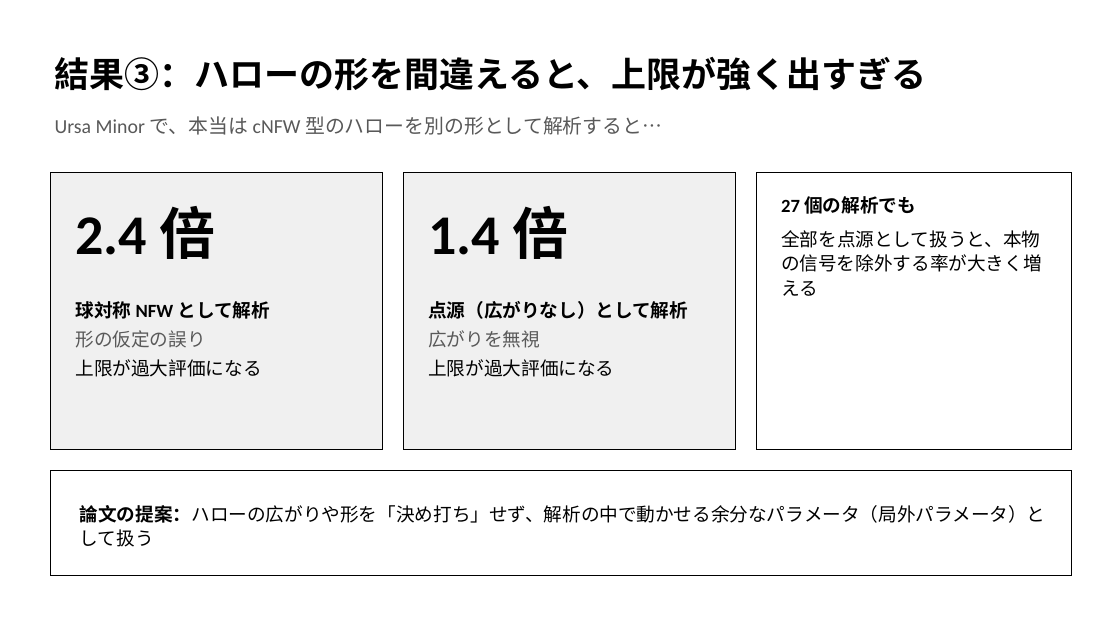
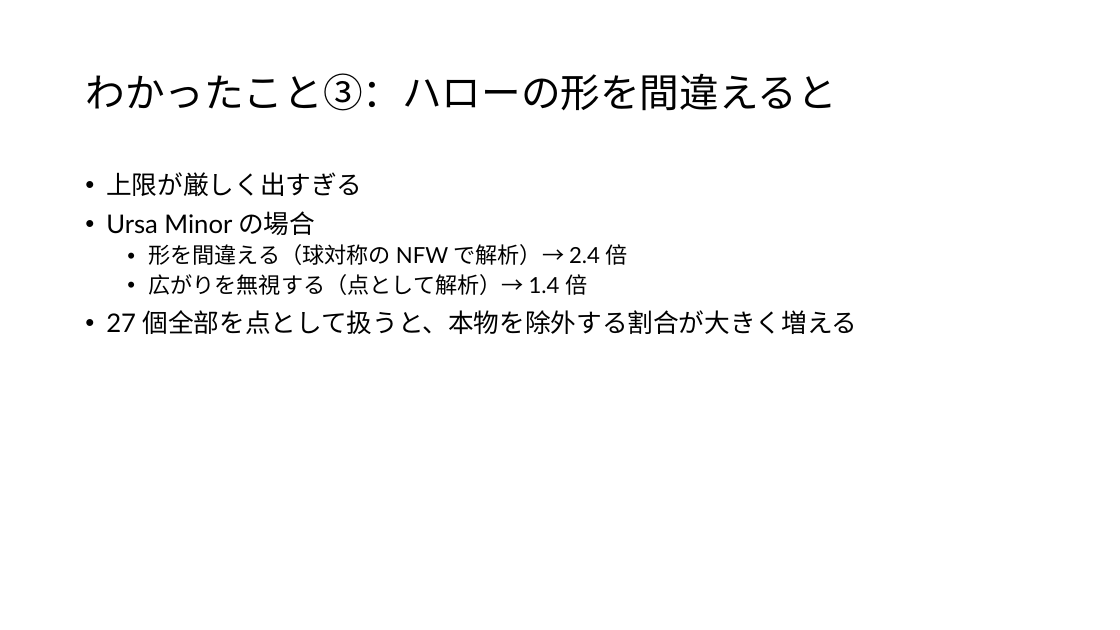
Before and after one commit to Mikann20041029/darkmatter-slides, a slide deck: slide 9 of slides/Toni Bertólez-Martínez, et al. (2026).pptx. Drawn at 1120x630 pixels with LibreOffice and Linux fonts; fonts in the diff are those of the drawing. Boxes give left, top, right and bottom in pixels: in the first picture for what was removed or moved away, otherwise in the second. Text is boxed around its words. In the diff, an @@ line names an element or a change of style, - is before the commit and + after.

```diff
--- a/slides/Toni Bertólez-Martínez, et al. (2026).pptx
+++ b/slides/Toni Bertólez-Martínez, et al. (2026).pptx
@@ title "わかったこと③：ハローの形を間違えると" at box(85, 73, 836, 111): vertical alignment top to middle @@
@@ title at box(85, 73, 836, 111): text changed; size 30 to 34 pt; font Calibri to Lato; bold off @@
-結果③：ハローの形を間違えると、上限が強く出すぎる
+わかったこと③：ハローの形を間違えると
@@ text removed at box(55, 116, 662, 135) @@
-Ursa Minor で、本当は cNFW 型のハローを別の形として解析すると…
@@ rectangle removed at box(50, 172, 382, 450) @@
@@ text added at box(106, 172, 858, 334), 22 pt, text #000000 @@
+• 上限が厳しく出すぎる
+• Ursa Minor の場合
+  • 形を間違える（球対称の NFW で解析）→ 2.4 倍
+  • 広がりを無視する（点として解析）→ 1.4 倍
+• 27 個全部を点として扱うと、本物を除外する割合が大きく増える
@@ rectangle removed at box(403, 172, 735, 450) @@
@@ rectangle removed at box(756, 172, 1071, 450) @@
@@ text removed at box(76, 206, 216, 259) @@
-2.4 倍
@@ text removed at box(428, 206, 569, 259) @@
-1.4 倍
@@ text removed at box(781, 196, 1042, 296) @@
-27 個の解析でも
-全部を点源として扱うと、本物の信号を除外する率が大きく増える
@@ text removed at box(76, 301, 270, 377) @@
-球対称 NFW として解析
-形の仮定の誤り
-上限が過大評価になる
@@ text removed at box(428, 301, 688, 377) @@
-点源（広がりなし）として解析
-広がりを無視
-上限が過大評価になる
@@ rectangle removed at box(50, 471, 1071, 576) @@
@@ text removed at box(80, 505, 1046, 547) @@
-論文の提案：ハローの広がりや形を「決め打ち」せず、解析の中で動かせる余分なパラメータ（局外パラメータ）として扱う
```
Also in this commit, not shown: 4 other slides changed, 5 slides added, 6 slides removed.
